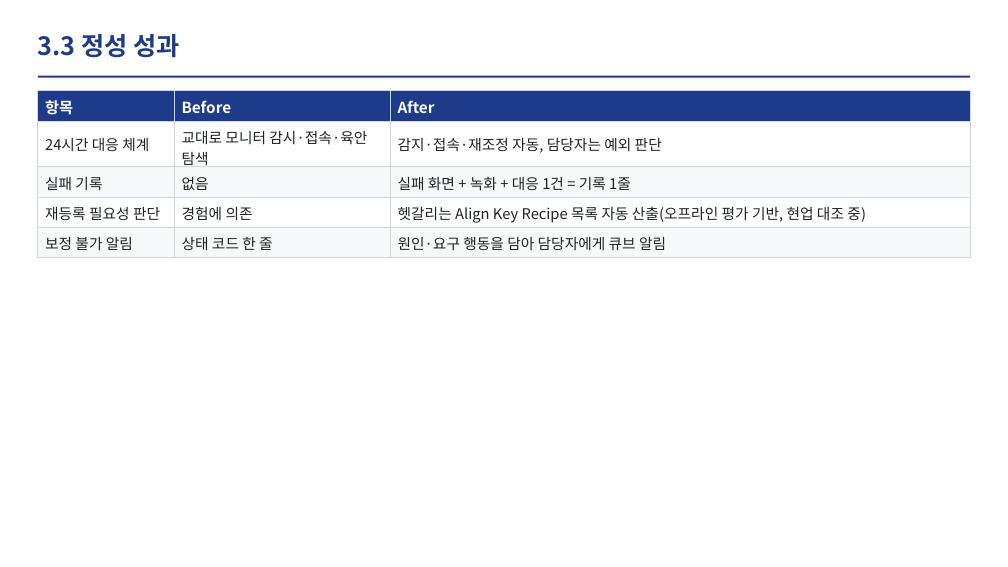
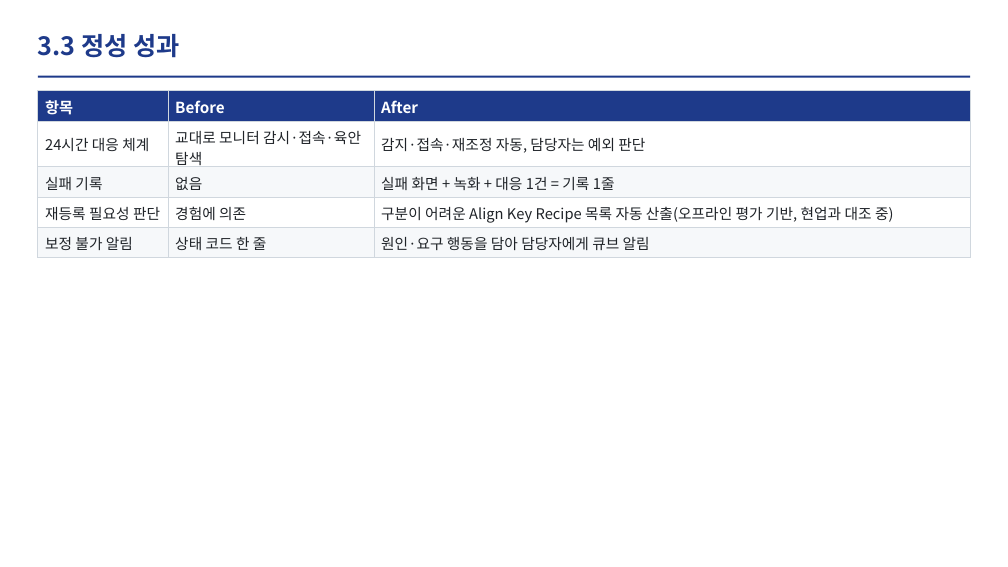
Before and after one commit to DarrenKoi/auto_recipe_creator, a slide deck: slide 9 of docs/project_progress/img/07/07_slides.pptx. Drawn at 1008x567 pixels with LibreOffice and Linux fonts; fonts in the diff are those of the drawing. Boxes give left, top, right and bottom in pixels: in the first picture for what was removed or moved away, otherwise in the second. Text is boxed around its words. In the diff, an @@ line names an element or a change of style, - is before the commit and + after.

```diff
--- a/docs/project_progress/img/07/07_slides.pptx
+++ b/docs/project_progress/img/07/07_slides.pptx
@@ table at bbox=[38, 91, 970, 254] @@
-row 4, column 3: 헷갈리는 Align Key Recipe 목록 자동 산출(오프라인 평가 기반, 현업 대조 중)
+row 4, column 3: 구분이 어려운 Align Key Recipe 목록 자동 산출(오프라인 평가 기반, 현업과 대조 중)
```
Also in this commit, not shown: 8 other slides changed, 8 other files.
